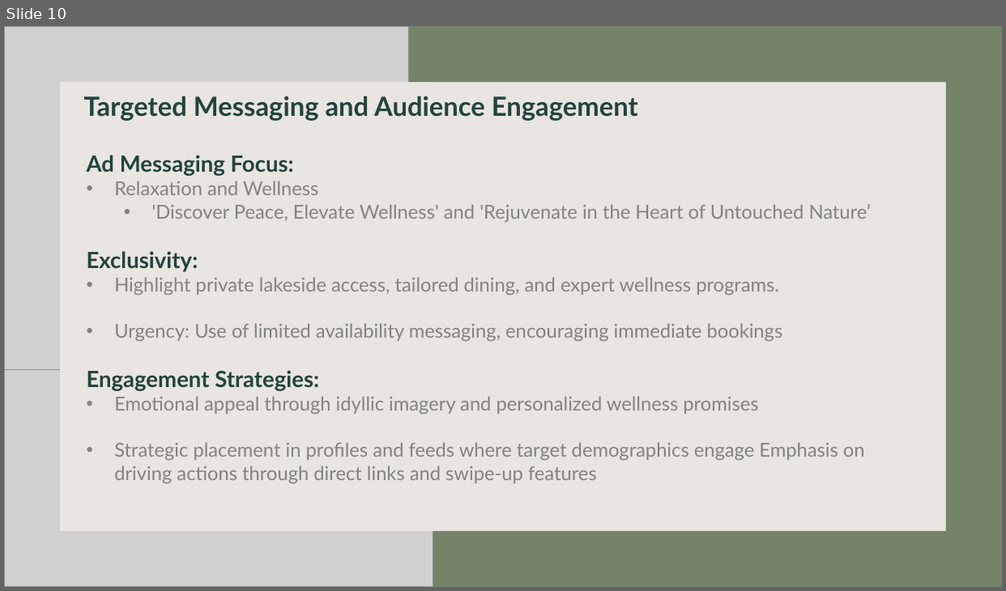
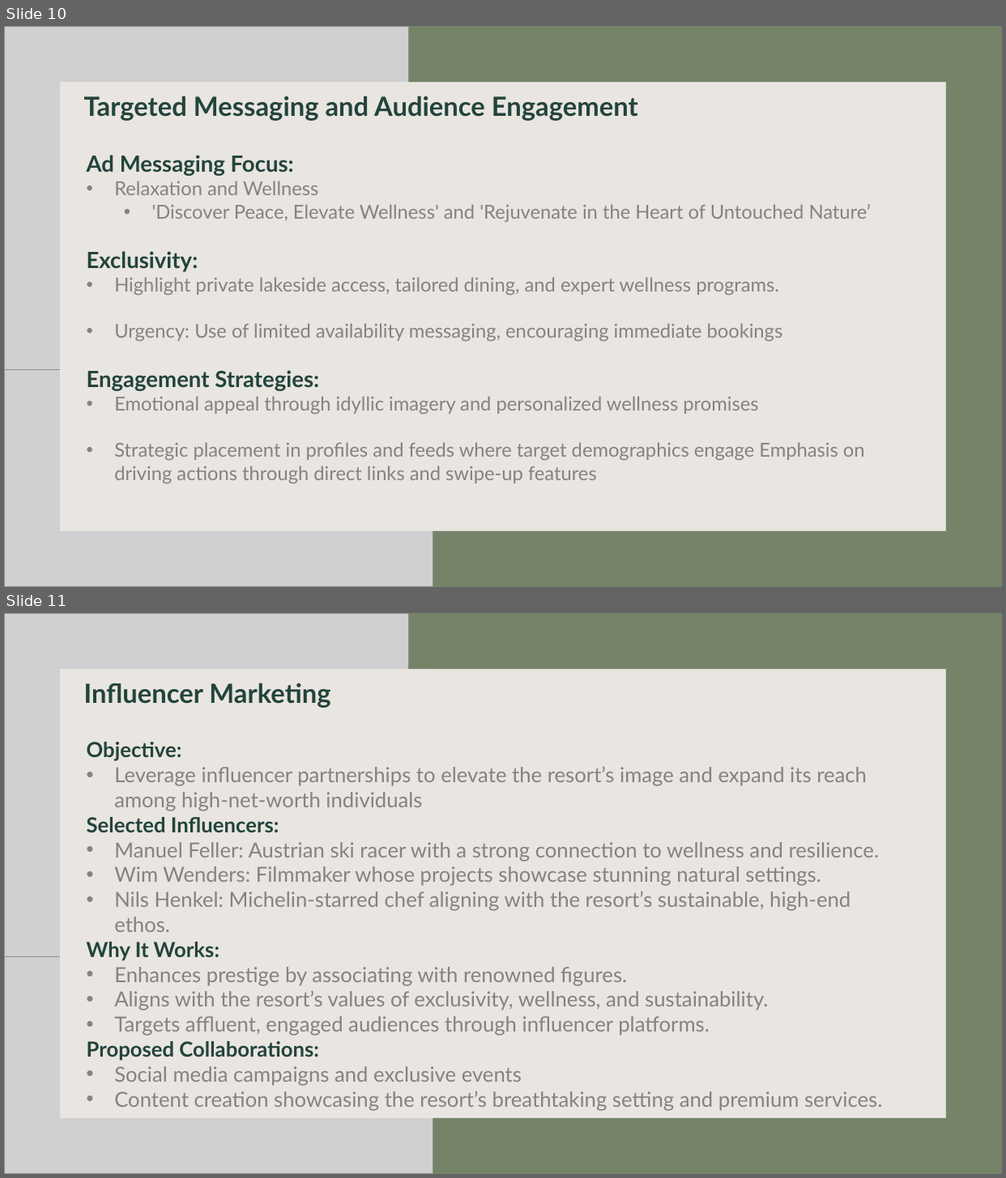
Before and after one commit to markusKoppensteiner1998/digitalMarketing, a slide deck: DIGMA_Presentation.pptx. Shown one above the other, each under a label of ours: slide 10 before the commit, slides 10 and 11 after it. The pictures are 1006x591 and 1006x1178 pixels, drawn with LibreOffice and Linux fonts; fonts in the diff are those of the drawing; grey boxes stand for pictures; background and template pictures are left out. Boxes give left, top, right and bottom in pixels: in the first picture for what was removed or moved away, otherwise in the second. Text is boxed around its words. In the diff, an @@ line names an element or a change of style, - is before the commit and + after.

```diff
--- a/DIGMA_Presentation.pptx
+++ b/DIGMA_Presentation.pptx
@@ slide 11 added at (x1=4, y1=613, x2=1002, y2=1174), background #FFFFFF @@
@@ rectangle added at (x1=4, y1=613, x2=1002, y2=1174), fill #758468 @@
@@ picture added at (x1=4, y1=613, x2=409, y2=956) @@
@@ picture added at (x1=4, y1=670, x2=433, y2=1174) @@
@@ rectangle added at (x1=59, y1=669, x2=945, y2=1118), fill #E0DAD4 at 70% opacity @@
@@ rectangle added at (x1=60, y1=669, x2=946, y2=1118), fill #FFFFFF @@
@@ text added at (x1=84, y1=683, x2=330, y2=708), 25.5 pt, text #22443C, bold @@
+Influencer Marketing
@@ text added at (x1=87, y1=742, x2=882, y2=1111), 20 pt, text #838383 @@
+Objective:
+• Leverage influencer partnerships to elevate the resort’s image and expand its reach among high-net-worth individuals
+Selected Influencers:
+• Manuel Feller: Austrian ski racer with a strong connection to wellness and resilience.
+• Wim Wenders: Filmmaker whose projects showcase stunning natural settings.
+• Nils Henkel: Michelin-starred chef aligning with the resort’s sustainable, high-end ethos.
+Why It Works:
+• Enhances prestige by associating with renowned figures.
+• Aligns with the resort’s values of exclusivity, wellness, and sustainability.
+• Targets affluent, engaged audiences through influencer platforms.
+Proposed Collaborations:
+• Social media campaigns and exclusive events
+• Content creation showcasing the resort’s breathtaking setting and premium services.
```
Also in this commit, not shown: 13 other slides added, 1 other file.
